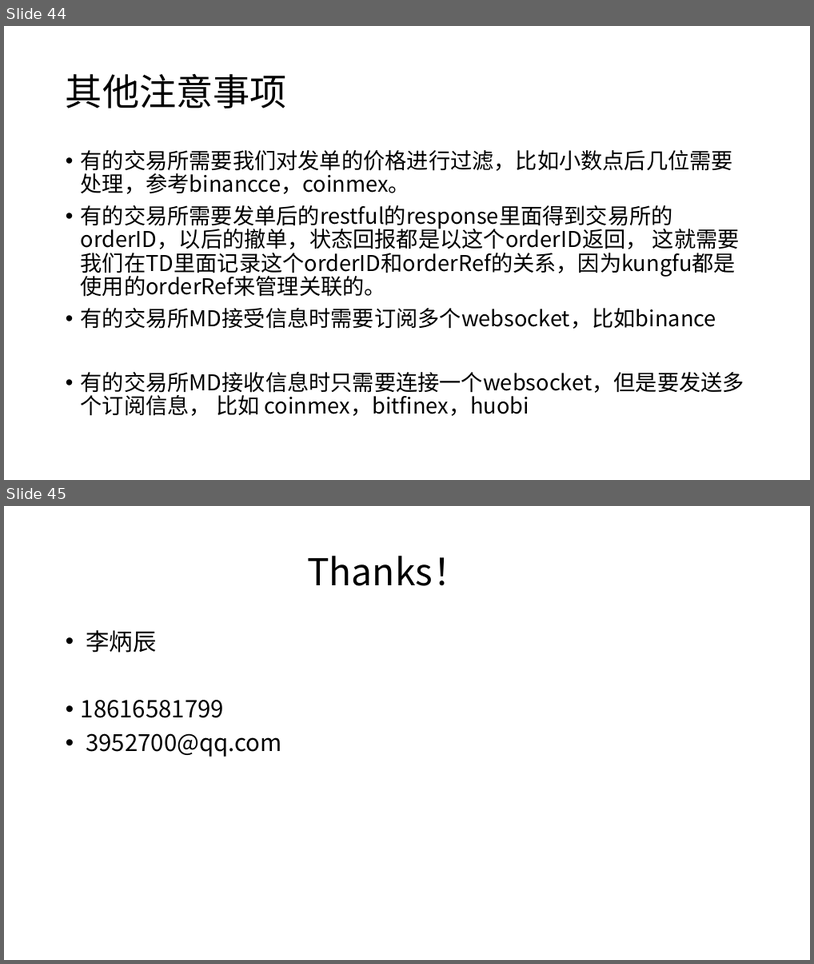
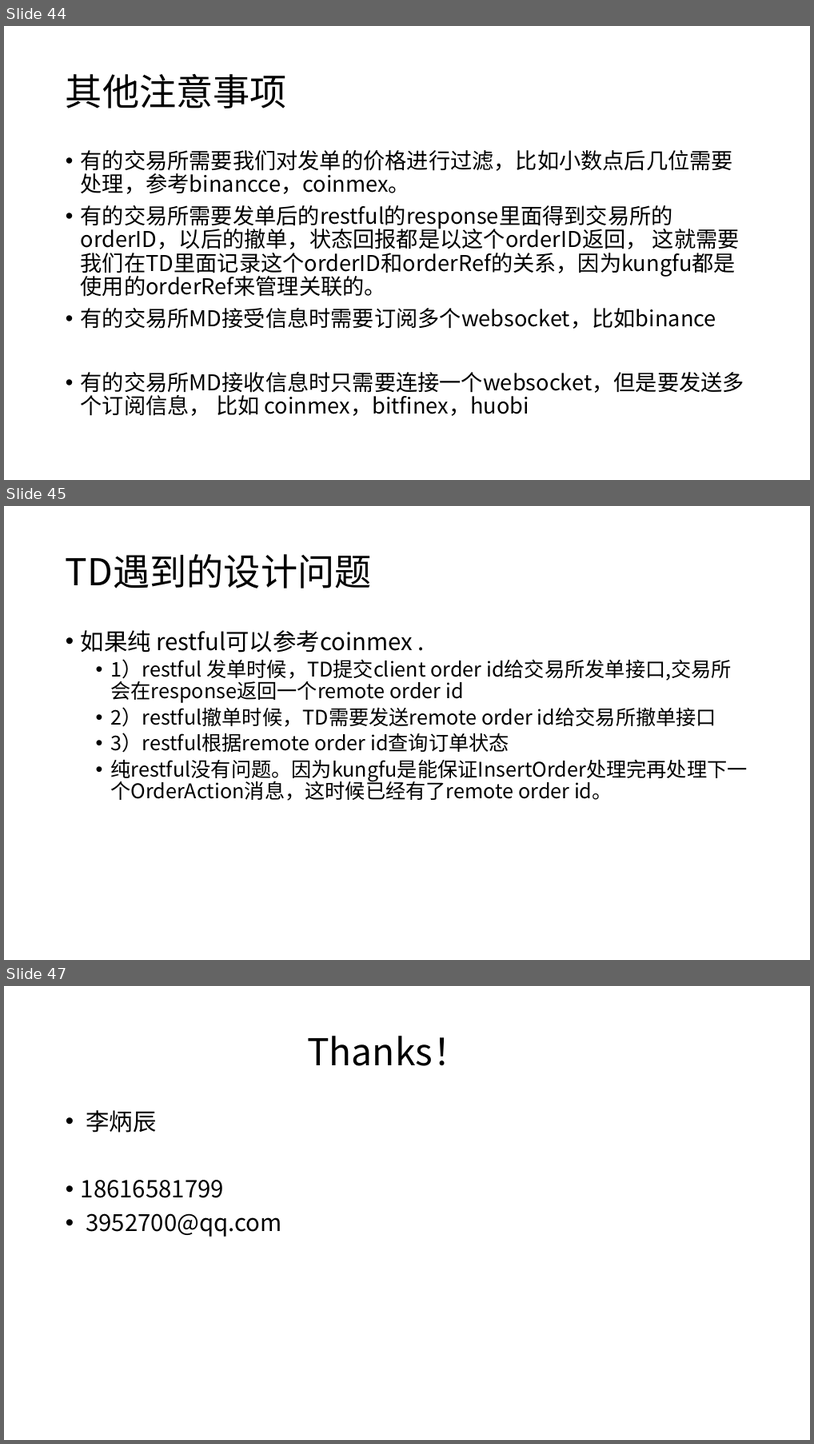
Before and after one commit to qingtiandalaoye/useful_doc, a slide deck: 虚拟货币跨交易所高频交易系统.pptx. Shown one above the other, each under a label of ours: slides 44 and 45 before the commit, slides 44, 45 and 47 after it; the slides between them are not shown. The pictures are 814x964 and 814x1444 pixels, drawn with LibreOffice and Linux fonts; fonts in the diff are those of the drawing. Boxes give left, top, right and bottom in pixels: in the first picture for what was removed or moved away, otherwise in the second. Text is boxed around its words. In the diff, an @@ line names an element or a change of style, - is before the commit and + after.

```diff
--- a/虚拟货币跨交易所高频交易系统.pptx
+++ b/虚拟货币跨交易所高频交易系统.pptx
@@ slide 45 added at [4,506,810,960], background #FFFFFF @@
@@ title added at [66,554,372,588], 44 pt, text #000000 @@
+TD遇到的设计问题
@@ text added at [81,630,748,800], 24 pt, text #000000 @@
+• 如果纯 restful可以参考coinmex .
+  • 1）restful 发单时候，TD提交client order id给交易所发单接口,交易所会在response返回一个remote order id
+  • 2）restful撤单时候，TD需要发送remote order id给交易所撤单接口
+  • 3）restful根据remote order id查询订单状态
+  • 纯restful没有问题。因为kungfu是能保证InsertOrder处理完再处理下一个OrderAction消息，这时候已经有了remote order id。
@@ what was slide 45 is now slide 47 @@
```
Also in this commit, not shown: 1 other slide added.
